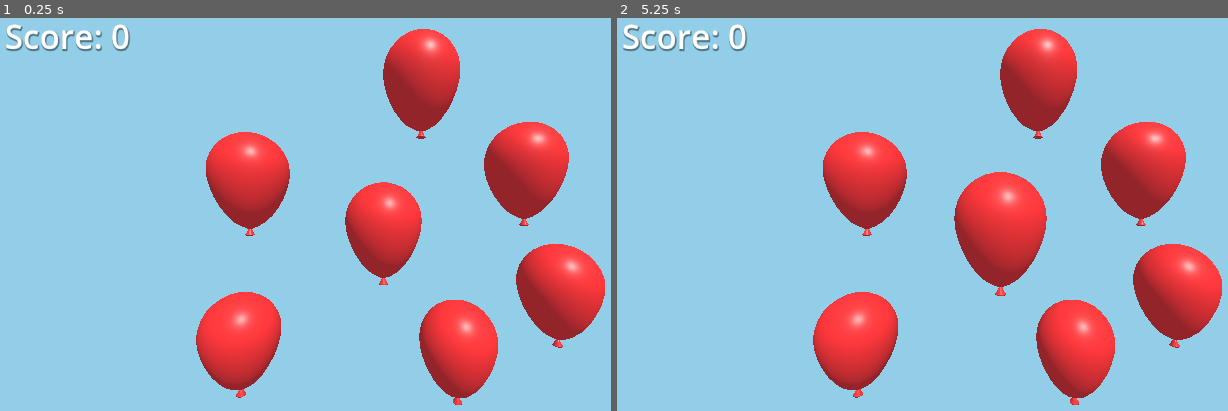
Above: before the commit, frames 1-2 (left to right).
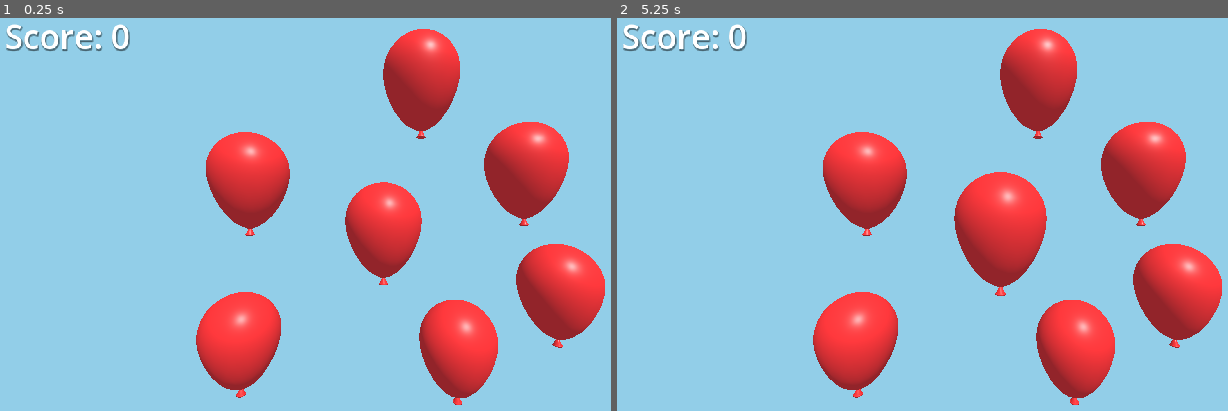
Above: after the commit, the same moments.

Repository: BitBirb/4MiniProjects
Game: Godot game, scene res://Balloon Popper/balloon_popper.tscn
The game is run twice, just before and just after one commit, with the same random seed, the same clock (stepped at 60 frames per second) and the same inputs.
Inputs (mouse positions are in pixels of both pictures, inside the frame that each line leads up to):
- Up to frame 1 (0.25 s): no input
- Up to frame 2 (5.25 s): tap Enter at 0.5, 2, 3.5 s; move the mouse to (1179, 194) at 0.52 s; click (1179, 194) at 0.67 s; tap Space at 1.25, 2.75, 4.25 s; move the mouse to (843, 238) at 1.27 s; click (843, 238) at 1.42 s; move the mouse to (1081, 120) at 2.02 s; click (1081, 120) at 2.17 s; move the mouse to (959, 308) at 2.77 s; click (959, 308) at 2.92 s; move the mouse to (outside the picture) at 3.52 s; click (outside the picture) at 3.67 s; move the mouse to (763, 151) at 4.27 s; click (763, 151) at 4.42 s; move the mouse to (1038, 218) at 5.02 s; click (1038, 218) at 5.17 s

The runs differ from the first frame. In frame 1, 0.1% of the frame differs, in the area x 1-22%, y 1-9%; in frame 2, 0.1%.

Commit message:
added physics based 2D game with camera boundaries

Diff:
--- /dev/null
+++ b/Physics/Scripts/camera_bounds.gd
@@ -0,0 +1,46 @@
+extends Node2D
+
+# Script that applies camera boundaries (CollisionShape2D) to a 2D scene
+
+@export var wall_thickness: float = 32.0
+@export var margin: float = 0.0
+@export var camera_path: NodePath # Set camera node in inspector
+
+@onready var camera: Camera2D = get_node(camera_path) as Camera2D
+
+func _ready():
+	if camera == null:
+		push_error("Camera2D not found at the given path.")
+		return
+
+	var screen_size = get_viewport().get_visible_rect().size
+	var zoom = camera.zoom
+	var visible_world_size = screen_size / zoom
+
+	var half_width = visible_world_size.x / 2
+	var half_height = visible_world_size.y / 2
+	var cam_pos = camera.global_position
+
+	var left = cam_pos.x - half_width - margin
+	var right = cam_pos.x + half_width + margin
+	var top = cam_pos.y - half_height - margin
+	var bottom = cam_pos.y + half_height + margin
+
+	# Create walls
+	create_wall(Vector2(cam_pos.x, top - wall_thickness / 2), right - left, wall_thickness)   # Top
+	create_wall(Vector2(cam_pos.x, bottom + wall_thickness / 2), right - left, wall_thickness) # Bottom
+	create_wall(Vector2(left - wall_thickness / 2, cam_pos.y), wall_thickness, bottom - top)   # Left
+	create_wall(Vector2(right + wall_thickness / 2, cam_pos.y), wall_thickness, bottom - top)  # Right
+
+
+func create_wall(wall_pos: Vector2, width: float, height: float):
+	var wall = StaticBody2D.new()
+	wall.position = wall_pos
+
+	var shape = CollisionShape2D.new()
+	var rect = RectangleShape2D.new()
+	rect.size = Vector2(width, height)
+	shape.shape = rect
+
+	wall.add_child(shape)
+	add_child(wall)
--- /dev/null
+++ b/Physics/Scripts/physics_player.gd
@@ -0,0 +1,14 @@
+extends RigidBody2D
+
+var hit_force : float = 50.0
+
+func _process(delta: float) -> void:
+	if Input.is_mouse_button_pressed(MOUSE_BUTTON_LEFT):
+		# get mouse position
+		var mouse_pos = get_global_mouse_position()
+
+		# get mouse direction
+		var dir = global_position.direction_to(mouse_pos)
+
+		# apply the force
+		apply_impulse(dir * hit_force)
--- /dev/null
+++ b/Physics/physics.tscn
@@ -0,0 +1,191 @@
+[gd_scene load_steps=6 format=3 uid="uid://cgm1iobjs6wq5"]
+
+[ext_resource type="Texture2D" uid="uid://dwp5x4f26xhmo" path="res://Physics/Sprites/PhysicsCharacter.png" id="1_bbkc8"]
+[ext_resource type="Script" uid="uid://b5w3egpx7nool" path="res://Physics/Scripts/physics_player.gd" id="1_kow1d"]
+[ext_resource type="PackedScene" uid="uid://d4a0qwpw8nwm1" path="res://Scenes/crate.tscn" id="3_h1ex6"]
+[ext_resource type="Script" uid="uid://68bdppfsjolg" path="res://Physics/Scripts/camera_bounds.gd" id="4_p3c4k"]
+
+[sub_resource type="RectangleShape2D" id="RectangleShape2D_kow1d"]
+size = Vector2(18, 18)
+
+[node name="Main" type="Node2D"]
+
+[node name="Player" type="RigidBody2D" parent="."]
+mass = 5.0
+gravity_scale = 0.0
+linear_damp = 1.0
+script = ExtResource("1_kow1d")
+
+[node name="Sprite" type="Sprite2D" parent="Player"]
+texture = ExtResource("1_bbkc8")
+
+[node name="CollisionShape2D" type="CollisionShape2D" parent="Player"]
+shape = SubResource("RectangleShape2D_kow1d")
+
+[node name="Camera2D" type="Camera2D" parent="."]
+zoom = Vector2(2.5, 2.5)
+
+[node name="Crates" type="Node2D" parent="."]
+
+[node name="Crate" parent="Crates" instance=ExtResource("3_h1ex6")]
+position = Vector2(-115, -21)
+
+[node name="Crate31" parent="Crates" instance=ExtResource("3_h1ex6")]
+position = Vector2(-78, -34)
+
+[node name="Crate32" parent="Crates" instance=ExtResource("3_h1ex6")]
+position = Vector2(-164, 38)
+
+[node name="Crate33" parent="Crates" instance=ExtResource("3_h1ex6")]
+position = Vector2(-191, 78)
+
+[node name="Crate34" parent="Crates" instance=ExtResource("3_h1ex6")]
+position = Vector2(-200, 27)
+
+[node name="Crate35" parent="Crates" instance=ExtResource("3_h1ex6")]
+position = Vector2(-197, -25)
+
+[node name="Crate36" parent="Crates" instance=ExtResource("3_h1ex6")]
+position = Vector2(-200, -66)
+
+[node name="Crate37" parent="Crates" instance=ExtResource("3_h1ex6")]
+position = Vector2(-186, -104)
+
+[node name="Crate38" parent="Crates" instance=ExtResource("3_h1ex6")]
+position = Vector2(-61, -112)
+
+[node name="Crate39" parent="Crates" instance=ExtResource("3_h1ex6")]
+position = Vector2(60, -118)
+
+[node name="Crate40" parent="Crates" instance=ExtResource("3_h1ex6")]
+position = Vector2(134, -112)
+
+[node name="Crate41" parent="Crates" instance=ExtResource("3_h1ex6")]
+position = Vector2(194, -104)
+
+[node name="Crate42" parent="Crates" instance=ExtResource("3_h1ex6")]
+position = Vector2(201, -59)
+
+[node name="Crate43" parent="Crates" instance=ExtResource("3_h1ex6")]
+position = Vector2(205, -5)
+
+[node name="Crate44" parent="Crates" instance=ExtResource("3_h1ex6")]
+position = Vector2(207, 42)
+
+[node name="Crate45" parent="Crates" instance=ExtResource("3_h1ex6")]
+position = Vector2(203, 91)
+
+[node name="Crate46" parent="Crates" instance=ExtResource("3_h1ex6")]
+position = Vector2(121, 113)
+
+[node name="Crate47" parent="Crates" instance=ExtResource("3_h1ex6")]
+position = Vector2(112, 82)
+
+[node name="Crate48" parent="Crates" instance=ExtResource("3_h1ex6")]
+position = Vector2(19, 100)
+
+[node name="Crate49" parent="Crates" instance=ExtResource("3_h1ex6")]
+position = Vector2(-47, 106)
+
+[node name="Crate50" parent="Crates" instance=ExtResource("3_h1ex6")]
+position = Vector2(-100, 109)
+
+[node name="Crate51" parent="Crates" instance=ExtResource("3_h1ex6")]
+position = Vector2(-80, 57)
+
+[node name="Crate52" parent="Crates" instance=ExtResource("3_h1ex6")]
+position = Vector2(-174, 99)
+
+[node name="Crate53" parent="Crates" instance=ExtResource("3_h1ex6")]
+position = Vector2(-174, 99)
+
+[node name="Crate2" parent="Crates" instance=ExtResource("3_h1ex6")]
+position = Vector2(-44, -61)
+
+[node name="Crate3" parent="Crates" instance=ExtResource("3_h1ex6")]
+position = Vector2(79, -66)
+
+[node name="Crate4" parent="Crates" instance=ExtResource("3_h1ex6")]
+position = Vector2(139, -18)
+
+[node name="Crate5" parent="Crates" instance=ExtResource("3_h1ex6")]
+position = Vector2(138, 52)
+
+[node name="Crate6" parent="Crates" instance=ExtResource("3_h1ex6")]
+position = Vector2(64, 82)
+
+[node name="Crate7" parent="Crates" instance=ExtResource("3_h1ex6")]
+position = Vector2(-52, 81)
+
+[node name="Crate8" parent="Crates" instance=ExtResource("3_h1ex6")]
+position = Vector2(-132, 75)
+
+[node name="Crate9" parent="Crates" instance=ExtResource("3_h1ex6")]
+position = Vector2(-112, 36)
+
+[node name="Crate10" parent="Crates" instance=ExtResource("3_h1ex6")]
+position = Vector2(-119, -57)
+
+[node name="Crate11" parent="Crates" instance=ExtResource("3_h1ex6")]
+position = Vector2(-91, -78)
+
+[node name="Crate12" parent="Crates" instance=ExtResource("3_h1ex6")]
+position = Vector2(-25, -88)
+
+[node name="Crate13" parent="Crates" instance=ExtResource("3_h1ex6")]
+position = Vector2(19, -72)
+
+[node name="Crate14" parent="Crates" instance=ExtResource("3_h1ex6")]
+position = Vector2(54, -34)
+
+[node name="Crate15" parent="Crates" instance=ExtResource("3_h1ex6")]
+position = Vector2(75, -6)
+
+[node name="Crate16" parent="Crates" instance=ExtResource("3_h1ex6")]
+position = Vector2(89, 37)
+
+[node name="Crate17" parent="Crates" instance=ExtResource("3_h1ex6")]
+position = Vector2(89, 37)
+
+[node name="Crate18" parent="Crates" instance=ExtResource("3_h1ex6")]
+position = Vector2(-9, 46)
+
+[node name="Crate19" parent="Crates" instance=ExtResource("3_h1ex6")]
+position = Vector2(-43, 24)
+
+[node name="Crate20" parent="Crates" instance=ExtResource("3_h1ex6")]
+position = Vector2(-73, -6)
+
+[node name="Crate21" parent="Crates" instance=ExtResource("3_h1ex6")]
+position = Vector2(-163, -2)
+
+[node name="Crate22" parent="Crates" instance=ExtResource("3_h1ex6")]
+position = Vector2(-167, -51)
+
+[node name="Crate23" parent="Crates" instance=ExtResource("3_h1ex6")]
+position = Vector2(-143, -91)
+
+[node name="Crate24" parent="Crates" instance=ExtResource("3_h1ex6")]
+position = Vector2(55, -84)
+
+[node name="Crate25" parent="Crates" instance=ExtResource("3_h1ex6")]
+position = Vector2(141, -83)
+
+[node name="Crate26" parent="Crates" instance=ExtResource("3_h1ex6")]
+position = Vector2(150, -57)
+
+[node name="Crate27" parent="Crates" instance=ExtResource("3_h1ex6")]
+position = Vector2(167, 24)
+
+[node name="Crate28" parent="Crates" instance=ExtResource("3_h1ex6")]
+position = Vector2(165, 84)
+
+[node name="Crate29" parent="Crates" instance=ExtResource("3_h1ex6")]
+position = Vector2(40, 41)
+
+[node name="Crate30" parent="Crates" instance=ExtResource("3_h1ex6")]
+position = Vector2(40, 41)
+
+[node name="CameraBounds" type="Node2D" parent="."]
+script = ExtResource("4_p3c4k")
+camera_path = NodePath("../Camera2D")
--- /dev/null
+++ b/Scenes/crate.tscn
@@ -0,0 +1,16 @@
+[gd_scene load_steps=3 format=3 uid="uid://d4a0qwpw8nwm1"]
+
+[ext_resource type="Texture2D" uid="uid://3irsvqfqt113" path="res://Physics/Sprites/Crate.png" id="1_wp72f"]
+
+[sub_resource type="RectangleShape2D" id="RectangleShape2D_p3c4k"]
+size = Vector2(18, 18)
+
+[node name="Crate" type="RigidBody2D"]
+gravity_scale = 0.0
+linear_damp = 3.0
+
+[node name="Sprite" type="Sprite2D" parent="."]
+texture = ExtResource("1_wp72f")
+
+[node name="CollisionShape2D" type="CollisionShape2D" parent="."]
+shape = SubResource("RectangleShape2D_p3c4k")
--- a/project.godot
+++ b/project.godot
@@ -14,3 +14,8 @@
 run/main_scene="uid://bld3sdsgvyet6"
 config/features=PackedStringArray("4.4", "Forward Plus")
 config/icon="res://icon.svg"
+
+[rendering]
+
+textures/canvas_textures/default_texture_filter=0
+environment/defaults/default_clear_color=Color(0.215236, 0.259894, 0.347145, 1)
Not shown, added: Physics/Scripts/camera_bounds.gd.uid
Not shown, added: Physics/Scripts/physics_player.gd.uid
Binary file added: Physics/Sprites/Crate.png
Not shown, added: Physics/Sprites/Crate.png.import
Binary file added: Physics/Sprites/PhysicsCharacter.png
Not shown, added: Physics/Sprites/PhysicsCharacter.png.import
